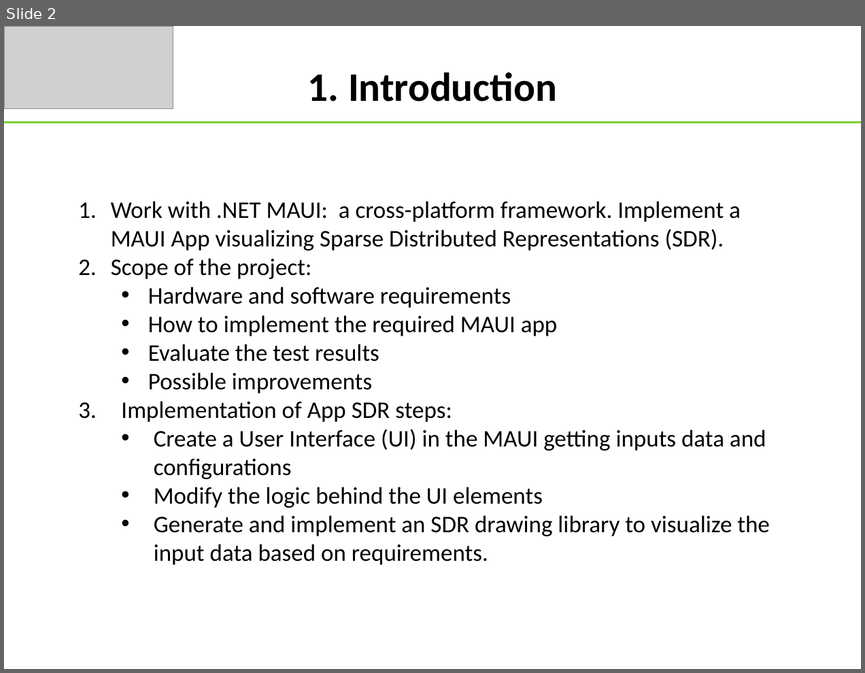
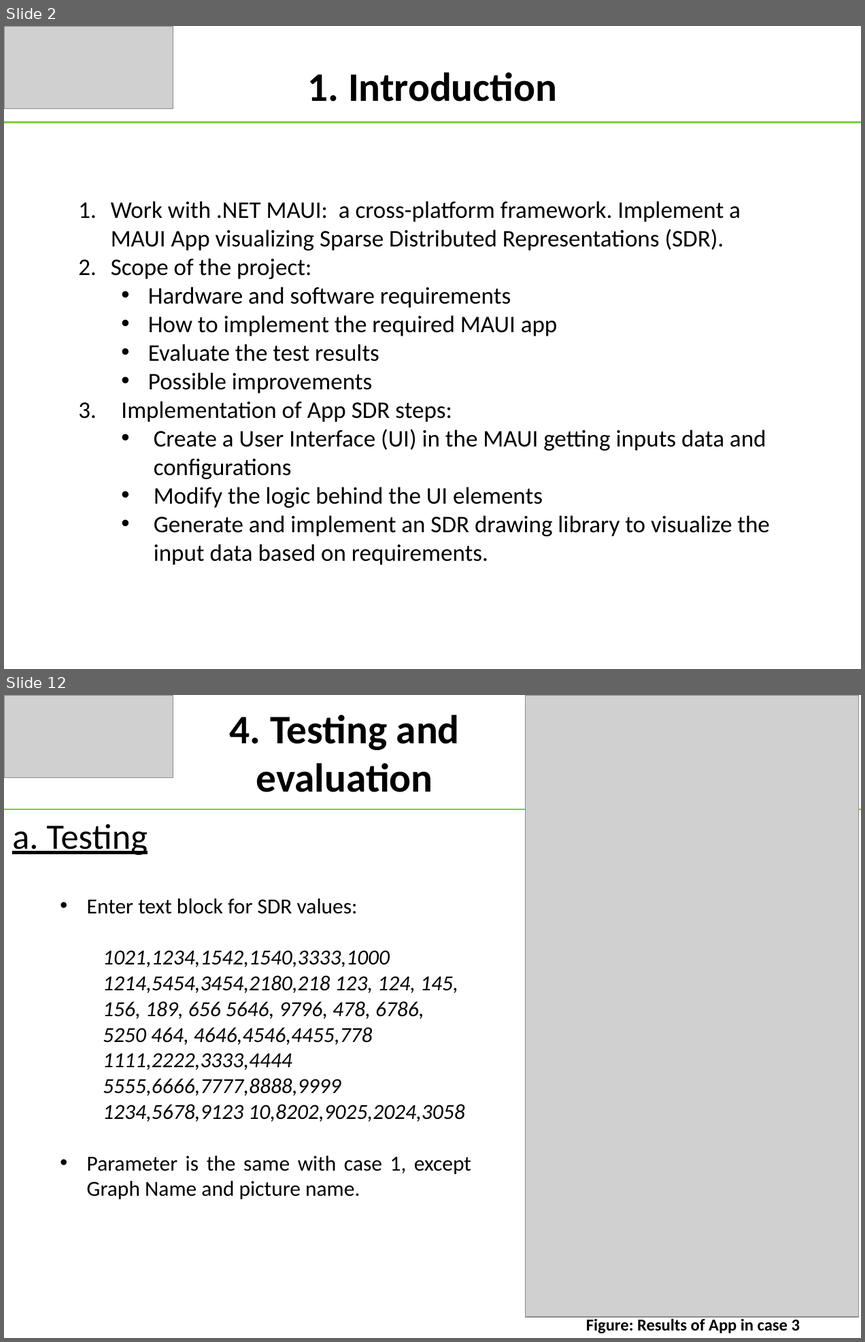
Before and after one commit to tongngocminhanh/MAUI_App_SDR, a slide deck: MySEProject/Documentation/ML22-23-8 Implement the SDR representation in the MAUI application.pptx. Shown one above the other, each under a label of ours: slide 2 before the commit, slides 2 and 12 after it; the slides between them are not shown. The pictures are 865x673 and 865x1342 pixels, drawn with LibreOffice and Linux fonts; fonts in the diff are those of the drawing; grey boxes stand for pictures. Boxes give left, top, right and bottom in pixels: in the first picture for what was removed or moved away, otherwise in the second. Text is boxed around its words. In the diff, an @@ line names an element or a change of style, - is before the commit and + after.

```diff
--- a/MySEProject/Documentation/ML22-23-8 Implement the SDR representation in the MAUI application.pptx
+++ b/MySEProject/Documentation/ML22-23-8 Implement the SDR representation in the MAUI application.pptx
@@ slide 12 added at (x1=4, y1=695, x2=861, y2=1338), background #FFFFFF @@
@@ picture added at (x1=4, y1=695, x2=173, y2=778) @@
@@ text added at (x1=230, y1=715, x2=460, y2=792), 34 pt, text #000000, bold @@
+4. Testing and evaluation
@@ picture added at (x1=525, y1=695, x2=858, y2=1317) @@
@@ line added from (4, 809) to (861, 809), #7CD036 1.5 pt @@
@@ text added at (x1=12, y1=824, x2=147, y2=855), 30 pt, text #000000, underline @@
+a. Testing
@@ text added at (x1=87, y1=898, x2=471, y2=1199), 18 pt, text #000000, italic @@
+• Enter text block for SDR values:
+  1021,1234,1542,1540,3333,1000 1214,5454,3454,2180,218 123, 124, 145, 156, 189, 656 5646, 9796, 478, 6786, 5250 464, 4646,4546,4455,778 1111,2222,3333,4444 5555,6666,7777,8888,9999 1234,5678,9123 10,8202,9025,2024,3058
+• Parameter is the same with case 1, except Graph Name and picture name.
@@ text added at (x1=586, y1=1318, x2=800, y2=1333), 14 pt, text #000000, bold @@
+Figure: Results of App in case 3
```
Also in this commit, not shown: 8 slides changed, 3 other slides added.
